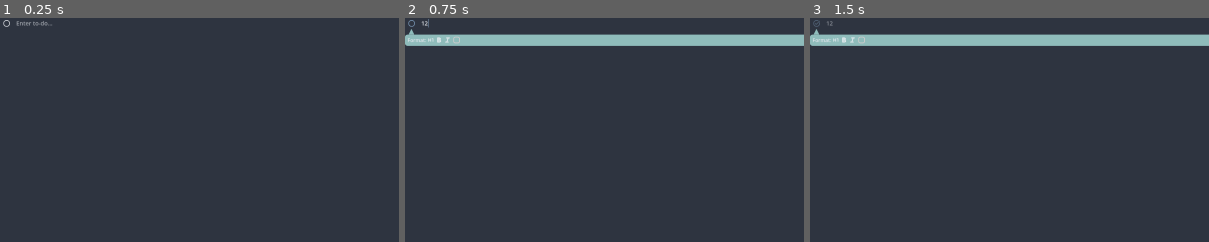
Above: before the commit, frames 1-3 (left to right).
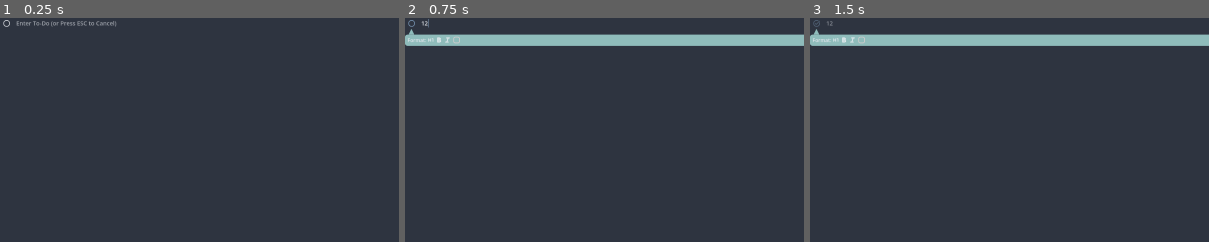
Above: after the commit, the same moments.

Repository: njamster/habituary
Game: Godot game, scene res://main_window/list_view/day_panel/todo_list/todo_item/main.tscn
Two runs of this game, one before a commit and one after it. Both use one fixed random seed, a clock stepped at 60 frames per second and the inputs below. This scene is started directly instead of the project's main scene.
Inputs (mouse positions are % of the whole screen's width and height, from its top left):
- Up to frame 1 (0.25 s): no input
- Up to frame 2 (0.75 s): click (51, 1) at 0.52 s; type "12" at 0.6 s
- Up to frame 3 (1.5 s): click (1, 1) at 1.25 s
The pictures show only the part of the screen within x 0-50%, y 0-50%; the shares and areas given below are measured in that part.

The runs differ from the first frame. In frame 1, 0.2% of the frame differs, in the area x 8-30%, y 1-5%; in frame 2, nothing differs; in frame 3, nothing differs.
Error in both runs: Invalid access to property or key 'text' on a base object of type 'Node (event_bus.gd)'. (res://main_window/list_view/day_panel/todo_list/todo_item/main.gd:249)

Commit message:
Change placeholder text based on available width
That is, if the available width gets too small, remove the placeholder
text entirely. If there's enough space, add an additional hint (about
pressing ESC to cancel) to the placeholder text, too.

Diff:
--- a/main_window/list_view/day_panel/todo_list/todo_item/main.gd
+++ b/main_window/list_view/day_panel/todo_list/todo_item/main.gd
@@ -324,6 +324,35 @@
 
 	for sub_todo in sub_todos:
 		sub_todo.indentation_level += change
+
+
+func _on_edit_resized() -> void:
+	var font : Font = %Edit.get_theme_font("font")
+	var font_size : int = %Edit.get_theme_font_size("font")
+
+	const SHORT_PLACEHOLDER := "Enter To-Do"
+	var short_placeholder_width := font.get_string_size(
+		SHORT_PLACEHOLDER,
+		HORIZONTAL_ALIGNMENT_LEFT,
+		-1,
+		font_size,
+	).x
+
+	const LONG_PLACEHOLDER := SHORT_PLACEHOLDER + " (or Press ESC to Cancel)"
+	var long_placeholder_width := font.get_string_size(
+		LONG_PLACEHOLDER,
+		HORIZONTAL_ALIGNMENT_LEFT,
+		-1,
+		font_size,
+	).x
+
+	var available_width : int = %Edit.size.x
+	if available_width >= long_placeholder_width:
+		%Edit.placeholder_text = LONG_PLACEHOLDER
+	elif available_width >= short_placeholder_width:
+		%Edit.placeholder_text = SHORT_PLACEHOLDER
+	else:
+		%Edit.placeholder_text = ""
 
 
 func _on_edit_text_changed(new_text: String) -> void:
--- a/main_window/list_view/day_panel/todo_list/todo_item/main.tscn
+++ b/main_window/list_view/day_panel/todo_list/todo_item/main.tscn
@@ -322,6 +322,7 @@
 [connection signal="focus_entered" from="MainRow/HBox/Content/Edit" to="." method="edit"]
 [connection signal="focus_exited" from="MainRow/HBox/Content/Edit" to="." method="_on_edit_focus_exited"]
 [connection signal="gui_input" from="MainRow/HBox/Content/Edit" to="." method="_on_edit_gui_input"]
+[connection signal="resized" from="MainRow/HBox/Content/Edit" to="." method="_on_edit_resized"]
 [connection signal="text_changed" from="MainRow/HBox/Content/Edit" to="." method="_on_edit_text_changed"]
 [connection signal="text_submitted" from="MainRow/HBox/Content/Edit" to="." method="_on_edit_text_submitted"]
 [connection signal="gui_input" from="MainRow/HBox/BookmarkIndicator" to="." method="_on_bookmark_indicator_gui_input"]
